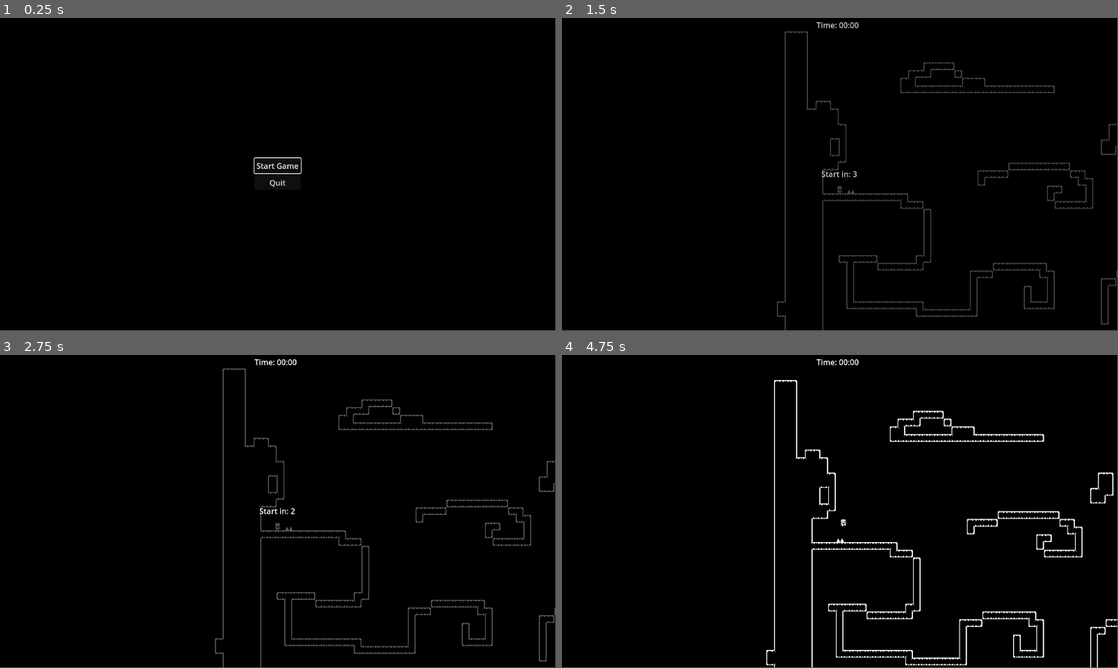
Above: before the commit, frames 1-4 (two rows, left to right).
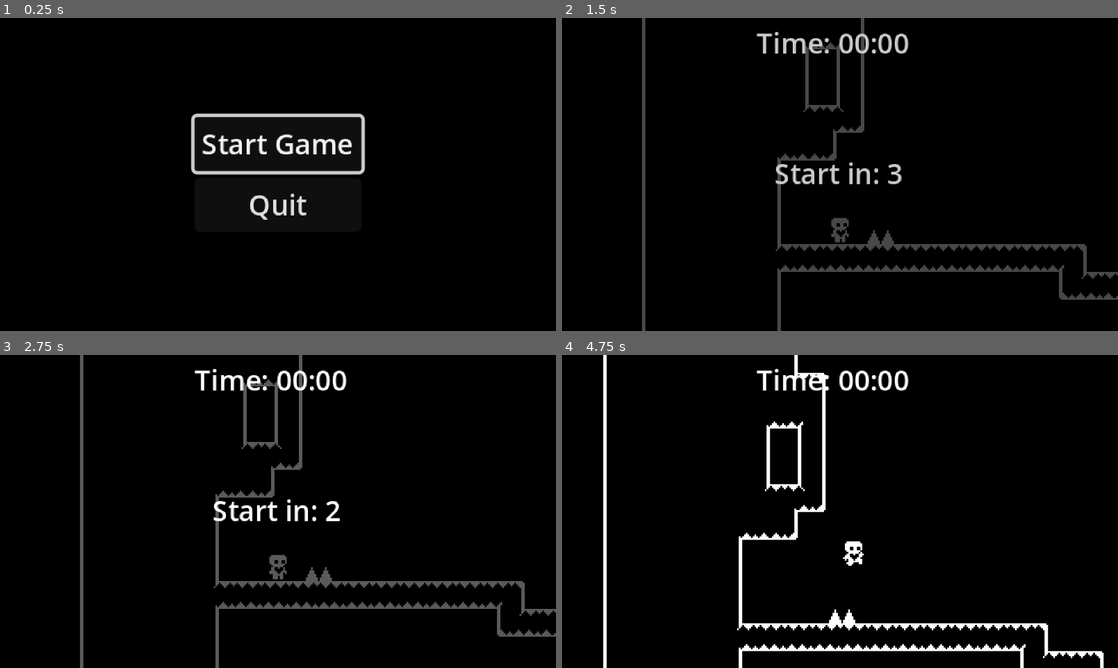
Above: after the commit, the same moments.

Repository: GreyCDevs/platformer-godot
Game: Godot game, scene res://scenes/ui/menu/start_menu.tscn
Same seed, same stepped clock (60 frames per second), same inputs: the game is played once before the commit and once after it.
Inputs:
- Up to frame 1 (0.25 s): no input
- Up to frame 2 (1.5 s): click "Start Game" at 0.5 s; hold Right (move_right) from 1.28 s (still down)
- Up to frame 3 (2.75 s): keep holding Right (move_right); tap Space (jump) at 1.52, 2.27 s; tap Enter at 2 s
- Up to frame 4 (4.75 s): tap Space (jump) at 2.75, 3.77, 4.52 s; release Right (move_right) at 2.78 s; hold Left (move_left) 2.78-3.53 s; tap Enter at 3.5 s; hold Right (move_right) from 3.53 s (still down)
In our replay, the window is 799x449 before the commit and 800x450 after it. These sizes can differ from the game's own. Grey fills any space a smaller window leaves; there, only what the larger window draws over its background counts as a difference.

The runs differ from the first frame. In frame 1, 2.5% of the frame differs, in the area x 34-66%, y 30-65%; in frame 2, 7.2%; in frame 3, 7.3%; in frame 4, 8.1%, in the area x 7-100%, y 0-100%.

Commit message:
changed configuration

Diff:
--- a/project.godot
+++ b/project.godot
@@ -20,6 +20,14 @@
 Events="*res://resources/scripts/events/Events.gd"
 LevelTransition="*res://resources/transitions/level/level_transition.tscn"
 GameState="*res://resources/scripts/game_state/GameState.gd"
+
+[display]
+
+window/size/viewport_width=320
+window/size/viewport_height=180
+window/size/window_width_override=1280
+window/size/window_height_override=720
+window/stretch/mode="canvas_items"
 
 [input]
 
@@ -66,5 +74,6 @@
 
 [rendering]
 
+textures/canvas_textures/default_texture_filter=0
 renderer/rendering_method="gl_compatibility"
 renderer/rendering_method.mobile="gl_compatibility"
